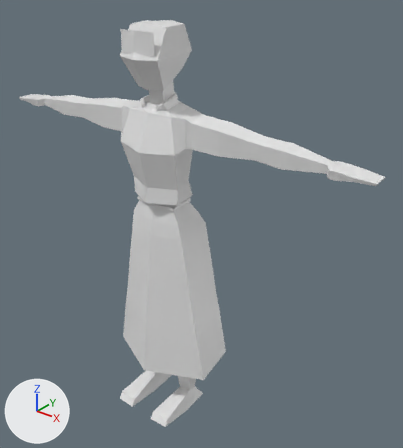
Before and after pictures for a commit that changed the FBX model Modelado/modelos/NPC 1.fbx.
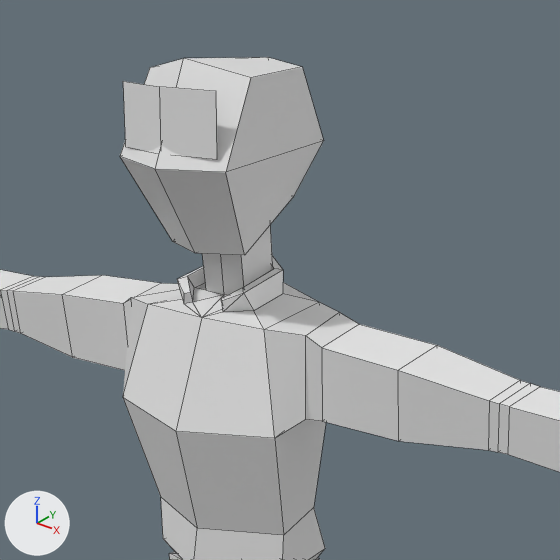
There are two pictures of each version: one whole from a 50 mm camera at (7.91, -8.61, 10.55) aimed at (0.59, 0.55, 4.87), one close up on the part from 19% to 68% of the width and 0% to 44% of the height. Lighting does not change. The marker at lower left points along +X, +Y and +Z. The close-ups show mesh edges as thin lines. Vertices at the same position are counted once.

Names of what the first close-up shows: 'npc 1'.
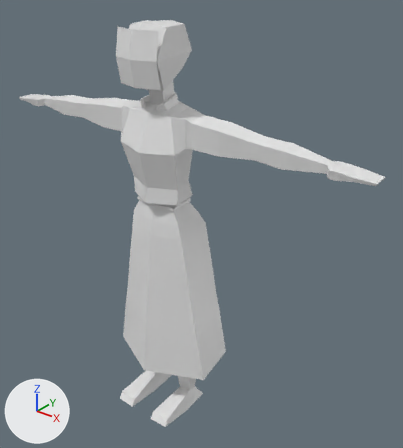
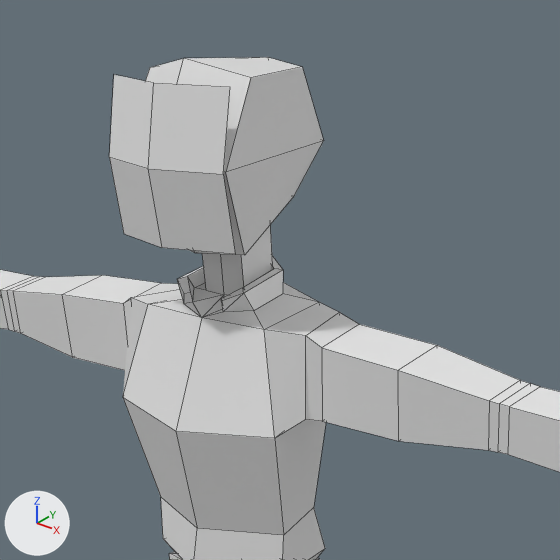
Changed parts and their boxes [x1, y1, x2, y2] in the close-ups (560 x 560 px):
```json
{"object": "npc cara", "change": "added", "after": [109, 75, 235, 254]}
{"part": 1, "of": "me_circle_003", "change": "deleted", "before": [123, 81, 217, 160]}
```

Scene script edits in JSON lines:
```json
{"op": "add", "block": "mat_cara", "code": ["mat_cara = principled_material('cara')", "mat_cara.base_color = (0.8, 0.8, 0.8)  # white #e7e7e7"]}
{"block": "me_circle_003", "where": "me_circle_003.from_pydata(...)  # 290 vertices, 280 faces; spans x -4.86..4.86, y -1.17..1.11, z -0.01..9.39"}
{"block": "me_circle_003", "where": "# used by ob_npc_1; location = (0.0, 0.0, 0.0)"}
{"block": "me_circle_003", "change": "me_circle_003 part 1: the loose piece of 6 vertices spanning x -0.44..0.44, y -0.77..-0.67, z 8.79..9.23 is deleted"}
{"op": "add", "block": "me_circle_005", "code": ["me_circle_005 = bpy.data.meshes.new('Circle.005')", "me_circle_005.from_pydata([(0.0, -0.815, 9.257), (0.0, -0.908, 8.712), (-0.545, -0.746, 8.712), (0.545, -0.746, 8.712), (0.545, -0.653, 9.257), (-0.545, -0.653, 9.257), (0.545, -0.653, 8.167), (-0.545, -0.653, 8.167), (0.0, -0.815, 8.167)], [], [(8, 6, 3, 1), (1, 3, 4, 0), (2, 1, 0, 5), (7, 8, 1, 2)])", "me_circle_005.materials.append(mat_cara)  # its picture is missing"]}
{"op": "add", "block": "ob_npc_cara", "code": ["ob_npc_cara = bpy.data.objects.new('npc cara', me_circle_005)", "ob_npc_cara.location = (0.0, 0.0, 0.0)"]}
```
